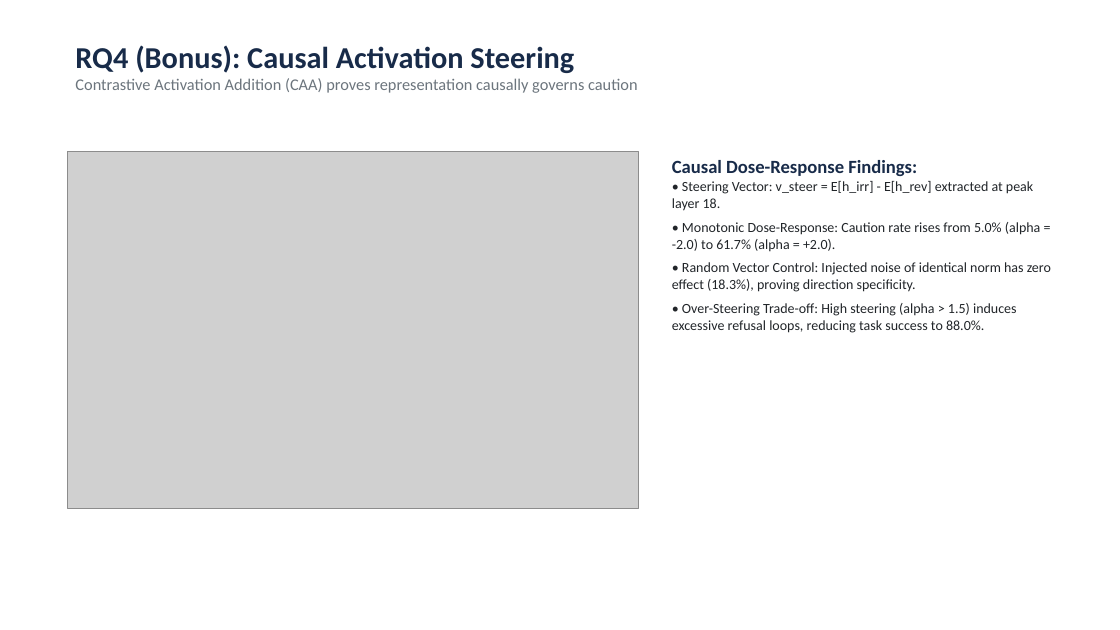
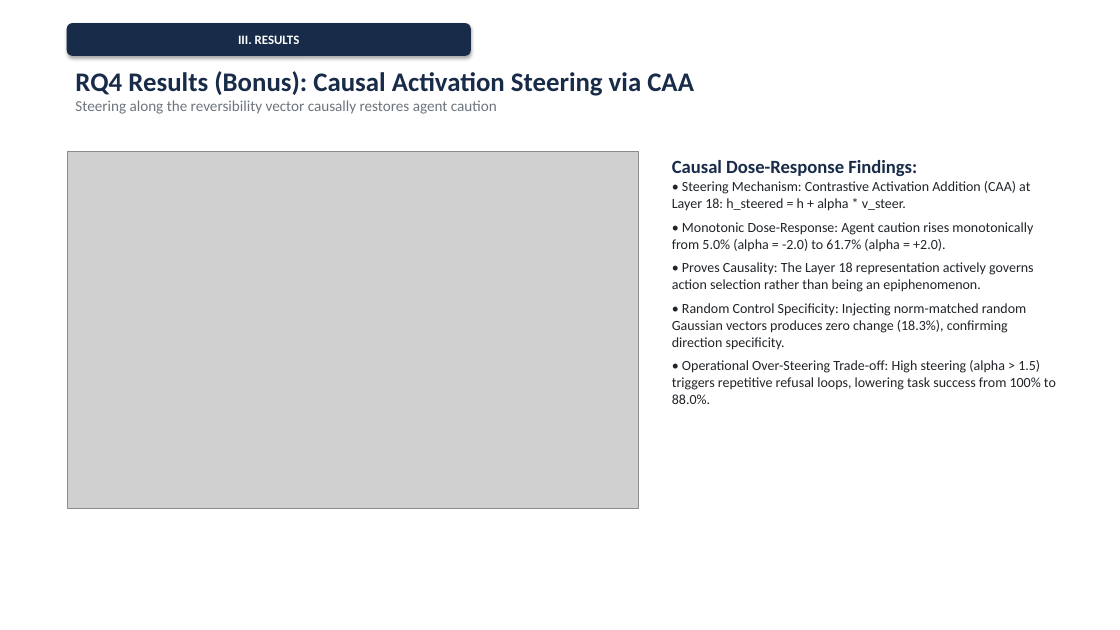
Before and after one commit to Gunavan9/ADNN-Action-Reversibility-LLM-Agents, a slide deck: slide 10 of ADNN_Project_Reversibility_Presentation.pptx (slide 8 before the commit). Drawn at 1120x630 pixels with LibreOffice and Linux fonts; fonts in the diff are those of the drawing; grey boxes stand for pictures. Boxes give left, top, right and bottom in pixels: in the first picture for what was removed or moved away, otherwise in the second. Text is boxed around its words. In the diff, an @@ line names an element or a change of style, - is before the commit and + after.

```diff
--- a/ADNN_Project_Reversibility_Presentation.pptx
+++ b/ADNN_Project_Reversibility_Presentation.pptx
@@ rounded rectangle added at (67,24,471,55), fill #182B49, outline #182B49 0.75 pt, 11 pt, text #FFFFFF, bold @@
+III. RESULTS
@@ text at (75,71,694,114): text changed; size 14 to 13 pt @@
-RQ4 (Bonus): Causal Activation Steering
-Contrastive Activation Addition (CAA) proves representation causally governs caution
+RQ4 Results (Bonus): Causal Activation Steering via CAA
+Steering along the reversibility vector causally restores agent caution
@@ text at (672,181,1056,404): text changed @@
-• Steering Vector: v_steer = E[h_irr] - E[h_rev] extracted at peak layer 18.
-• Monotonic Dose-Response: Caution rate rises from 5.0% (alpha = -2.0) to 61.7% (alpha = +2.0).
-• Random Vector Control: Injected noise of identical norm has zero effect (18.3%), proving direction specificity.
-• Over-Steering Trade-off: High steering (alpha > 1.5) induces excessive refusal loops, reducing task success to 88.0%.
+• Steering Mechanism: Contrastive Activation Addition (CAA) at Layer 18: h_steered = h + alpha * v_steer.
+• Monotonic Dose-Response: Agent caution rises monotonically from 5.0% (alpha = -2.0) to 61.7% (alpha = +2.0).
+• Proves Causality: The Layer 18 representation actively governs action selection rather than being an epiphenomenon.
+• Random Control Specificity: Injecting norm-matched random Gaussian vectors produces zero change (18.3%), confirming direction specificity.
+• Operational Over-Steering Trade-off: High steering (alpha > 1.5) triggers repetitive refusal loops, lowering task success from 100% to 88.0%.
```
Also in this commit, not shown: 4 other slides changed, 9 slides added, 9 slides removed, 6 other files.
